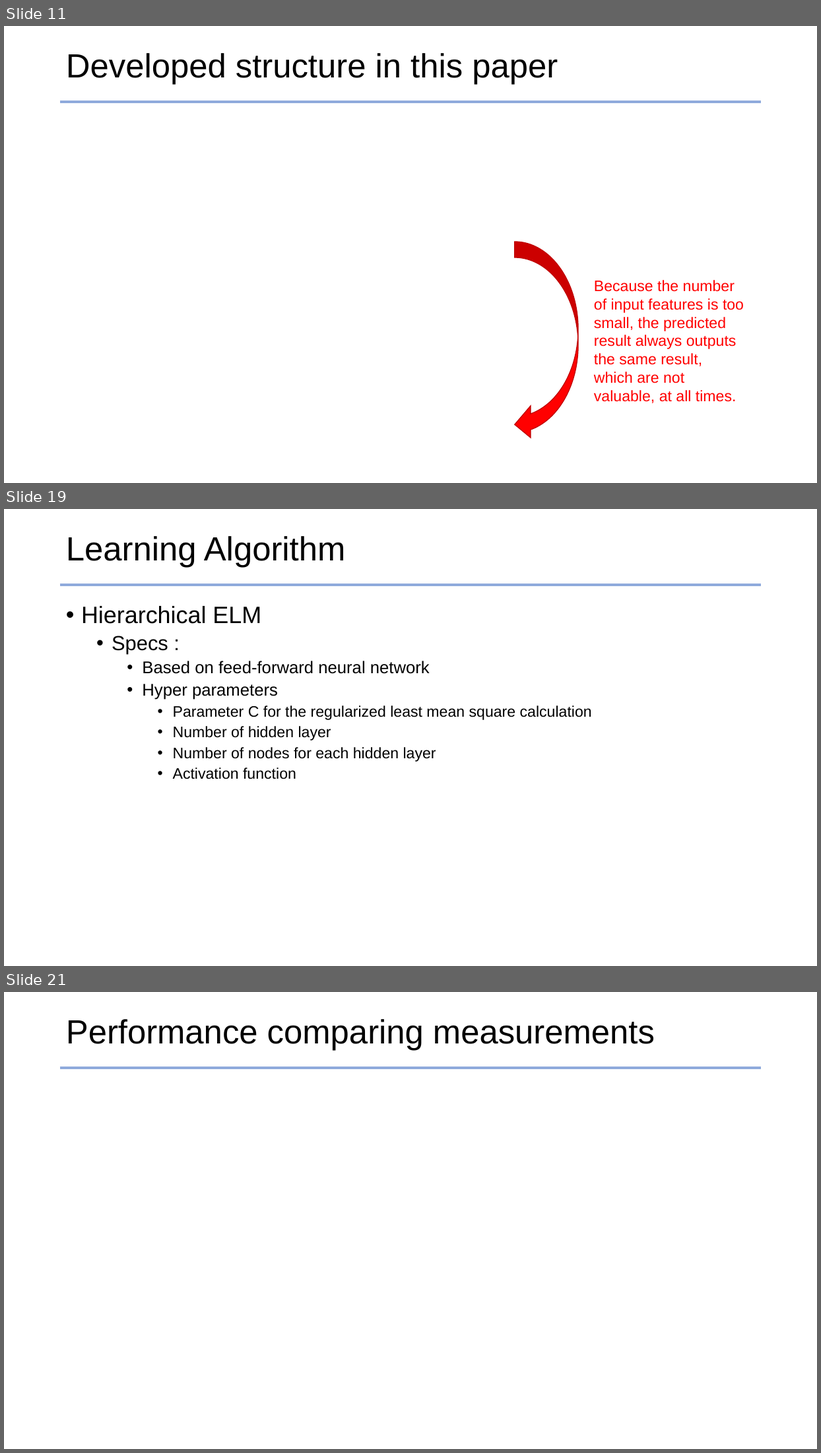
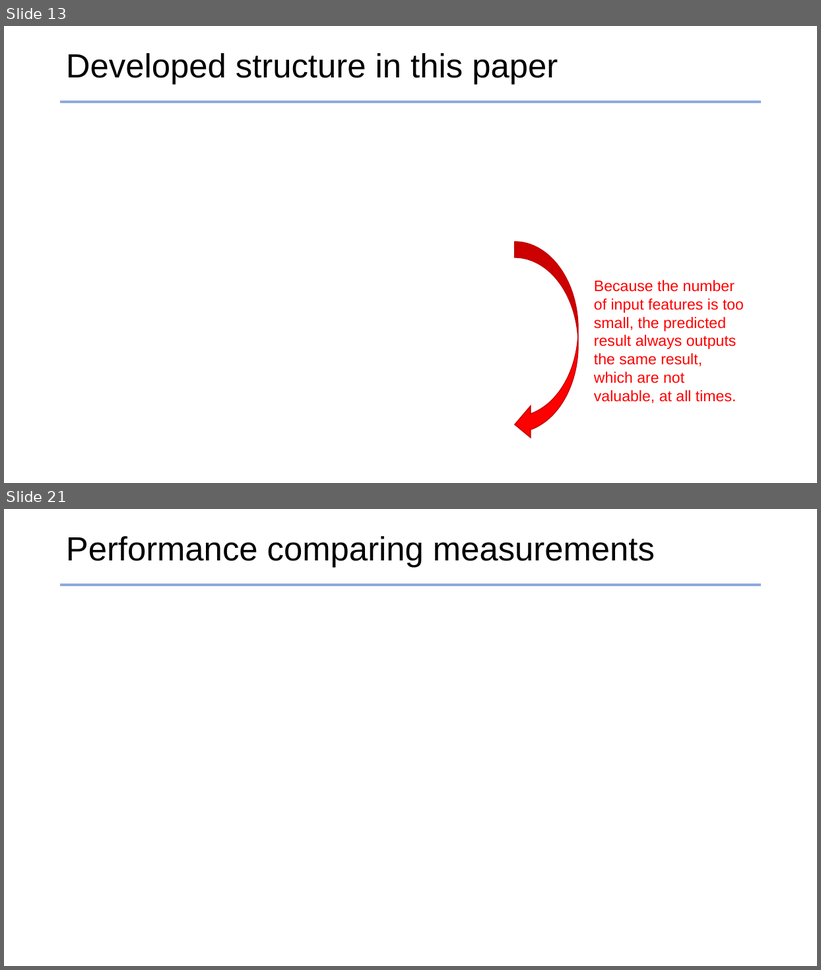
Before and after one commit to jhyun0919/STLF_of_Australian_NEM_by_H-ELM, a slide deck: ppt_slides/prepare_ELM2017_26MAY2017.pptx. Shown one above the other, each under a label of ours: slides 11, 19 and 21 before the commit, slides 13 and 21 after it; the slides between them are not shown. The pictures are 821x1453 and 821x970 pixels, drawn with LibreOffice and Linux fonts; fonts in the diff are those of the drawing; grey boxes stand for pictures. Boxes give left, top, right and bottom in pixels: in the first picture for what was removed or moved away, otherwise in the second. Text is boxed around its words. In the diff, an @@ line names an element or a change of style, - is before the commit and + after.

```diff
--- a/ppt_slides/prepare_ELM2017_26MAY2017.pptx
+++ b/ppt_slides/prepare_ELM2017_26MAY2017.pptx
@@ slide 19 removed at (4,509,817,966), background #FFFFFF @@
@@ title removed at (66,536,346,568) @@
-Learning Algorithm
@@ line removed from (60, 585) to (762, 585) @@
@@ text removed at (81,606,592,780) @@
-• Hierarchical ELM
-  • Specs :
-    • Based on feed-forward neural network
-    • Hyper parameters
-      • Parameter C for the regularized least mean square calculation
-      • Number of hidden layer
-      • Number of nodes for each hidden layer
-      • Activation function
@@ what was slide 11 is now slide 13 @@
```
Also in this commit, not shown: 16 slides changed, 2 slides added, 1 other slide removed, 27 other files.
